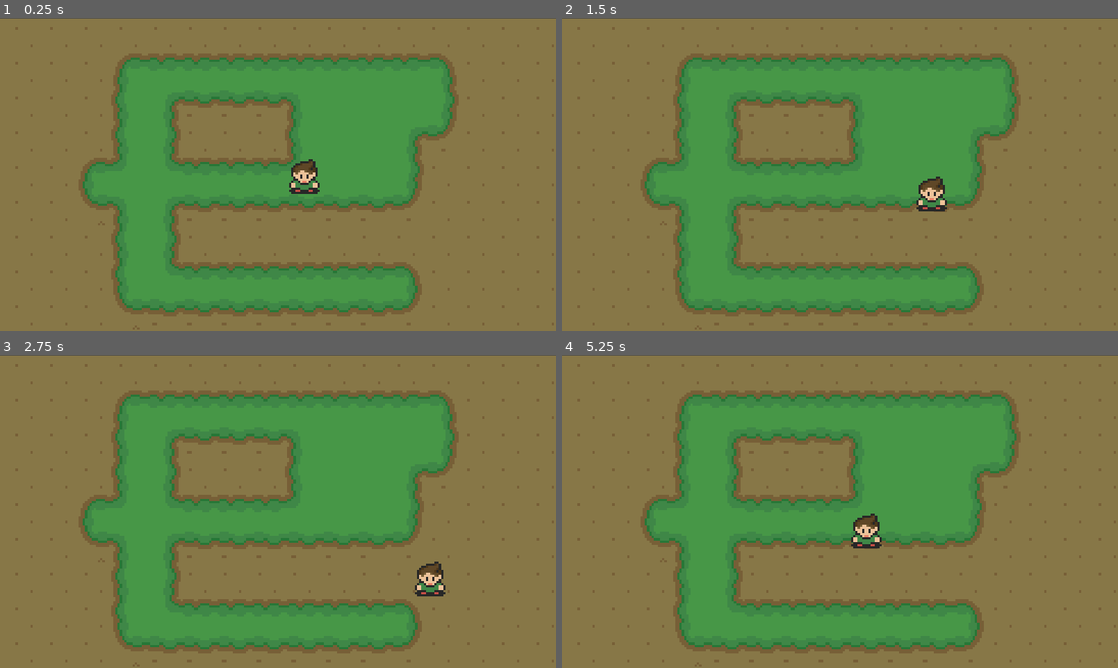
Above: before the commit, frames 1-4 (two rows, left to right).
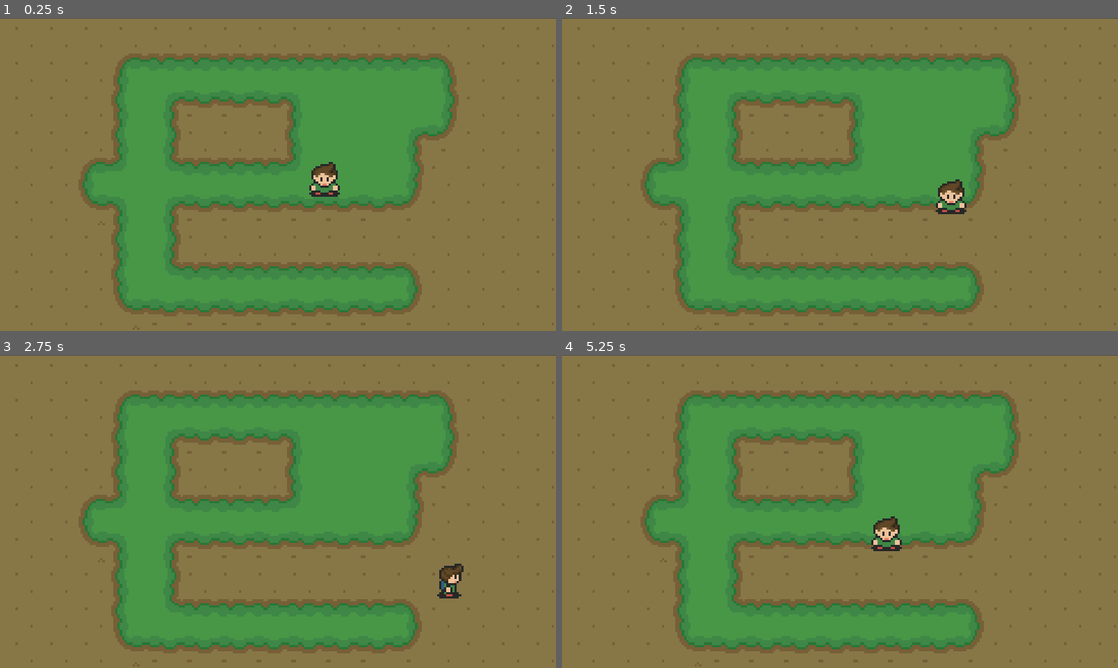
Above: after the commit, the same moments.

Repository: zedutch/ARPG-Tutorial
Game: Godot game, scene res://world/Overworld.tscn
Two runs of this game, one before a commit and one after it. Both use one fixed random seed, a clock stepped at 60 frames per second and the inputs below.
Inputs:
- Up to frame 1 (0.25 s): no input
- Up to frame 2 (1.5 s): tap Enter at 0.5 s; hold Right (walk_right) 0.53-1.28 s; hold Down (walk_down) from 1.28 s (still down)
- Up to frame 3 (2.75 s): release Down (walk_down) at 2.03 s; hold Right (walk_right) from 2.03 s (still down)
- Up to frame 4 (5.25 s): release Right (walk_right) at 2.78 s; hold Up (walk_up) 2.78-3.53 s; hold Left (walk_left) 3.53-5.03 s; hold Down (walk_down) from 5.03 s (still down)

The runs differ from the first frame. In frame 1, 0.7% of the frame differs, in the area x 52-62%, y 45-58%; in frame 2, 0.8%; in frame 3, 0.8%; in frame 4, 0.8%, in the area x 52-62%, y 50-63%.

Commit message:
Face the direction we're walking in

Diff:
--- a/player/Player.gd
+++ b/player/Player.gd
@@ -1,8 +1,22 @@
 extends KinematicBody2D
+
+export(float) var move_speed = 40.0
 
 var _d_input      = Vector2()
 var _d_input_norm = Vector2()
-export(float) var move_speed = 40.0
+
+onready var anim_player = get_node("AnimationPlayer")
+
+func update_animation():
+	if _d_input.x > 0:
+		anim_player.play("face_right")
+	elif _d_input.x < 0:
+		anim_player.play("face_left")
+
+	if _d_input.y > 0:
+		anim_player.play("face_down")
+	elif _d_input.y < 0:
+		anim_player.play("face_up")
 
 func _unhandled_input(event):
 	var right = Vector2(1, 0)
@@ -21,6 +35,7 @@
 		_d_input += down
 		get_tree().set_input_as_handled()
 	_d_input_norm = _d_input.normalized()
+	update_animation()
 
 func _physics_process(delta):
 	move_and_slide(_d_input_norm * move_speed)
--- a/player/Player.tscn
+++ b/player/Player.tscn
@@ -7,6 +7,82 @@
 
 custom_solver_bias = 0.0
 extents = Vector2( 8, 8 )
+
+[sub_resource type="Animation" id=2]
+
+resource_name = "face_down"
+length = 1.0
+loop = false
+step = 0.1
+tracks/0/type = "value"
+tracks/0/path = NodePath("Sprite:region_rect")
+tracks/0/interp = 1
+tracks/0/loop_wrap = true
+tracks/0/imported = false
+tracks/0/enabled = true
+tracks/0/keys = {
+"times": PoolRealArray( 0 ),
+"transitions": PoolRealArray( 1 ),
+"update": 0,
+"values": [ Rect2( 16, 0, 16, 16 ) ]
+}
+
+[sub_resource type="Animation" id=3]
+
+resource_name = "face_left"
+length = 1.0
+loop = false
+step = 0.1
+tracks/0/type = "value"
+tracks/0/path = NodePath("Sprite:region_rect")
+tracks/0/interp = 1
+tracks/0/loop_wrap = true
+tracks/0/imported = false
+tracks/0/enabled = true
+tracks/0/keys = {
+"times": PoolRealArray( 0 ),
+"transitions": PoolRealArray( 1 ),
+"update": 0,
+"values": [ Rect2( 16, 16, 16, 16 ) ]
+}
+
+[sub_resource type="Animation" id=4]
+
+resource_name = "face_right"
+length = 1.0
+loop = false
+step = 0.1
+tracks/0/type = "value"
+tracks/0/path = NodePath("Sprite:region_rect")
+tracks/0/interp = 1
+tracks/0/loop_wrap = true
+tracks/0/imported = false
+tracks/0/enabled = true
+tracks/0/keys = {
+"times": PoolRealArray( 0 ),
+"transitions": PoolRealArray( 1 ),
+"update": 0,
+"values": [ Rect2( 16, 48, 16, 16 ) ]
+}
+
+[sub_resource type="Animation" id=5]
+
+resource_name = "face_up"
+length = 1.0
+loop = false
+step = 0.1
+tracks/0/type = "value"
+tracks/0/path = NodePath("Sprite:region_rect")
+tracks/0/interp = 1
+tracks/0/loop_wrap = true
+tracks/0/imported = false
+tracks/0/enabled = true
+tracks/0/keys = {
+"times": PoolRealArray( 0 ),
+"transitions": PoolRealArray( 1 ),
+"update": 0,
+"values": [ Rect2( 16, 32, 16, 16 ) ]
+}
 
 [node name="Player" type="KinematicBody2D" index="0"]
 
@@ -27,4 +103,17 @@
 texture = ExtResource( 2 )
 region_enabled = true
 region_rect = Rect2( 16, 0, 16, 16 )
-_sections_unfolded = [ "Offset" ]
+_sections_unfolded = [ "Offset", "Region" ]
+
+[node name="AnimationPlayer" type="AnimationPlayer" parent="." index="2"]
+
+root_node = NodePath("..")
+autoplay = ""
+playback_process_mode = 1
+playback_default_blend_time = 0.0
+playback_speed = 1.0
+anims/face_down = SubResource( 2 )
+anims/face_left = SubResource( 3 )
+anims/face_right = SubResource( 4 )
+anims/face_up = SubResource( 5 )
+blend_times = [  ]
--- a/world/Overworld.tscn
+++ b/world/Overworld.tscn
@@ -56,5 +56,4 @@
 
 [node name="Player" parent="." index="2" instance=ExtResource( 2 )]
 
-position = Vector2( 69.5723, 71.4424 )
-move_speed = 40.0
+position = Vector2( 78.8203, 72.5318 )
Not shown: 1 places in player/Player.tscn that only renumber resources
